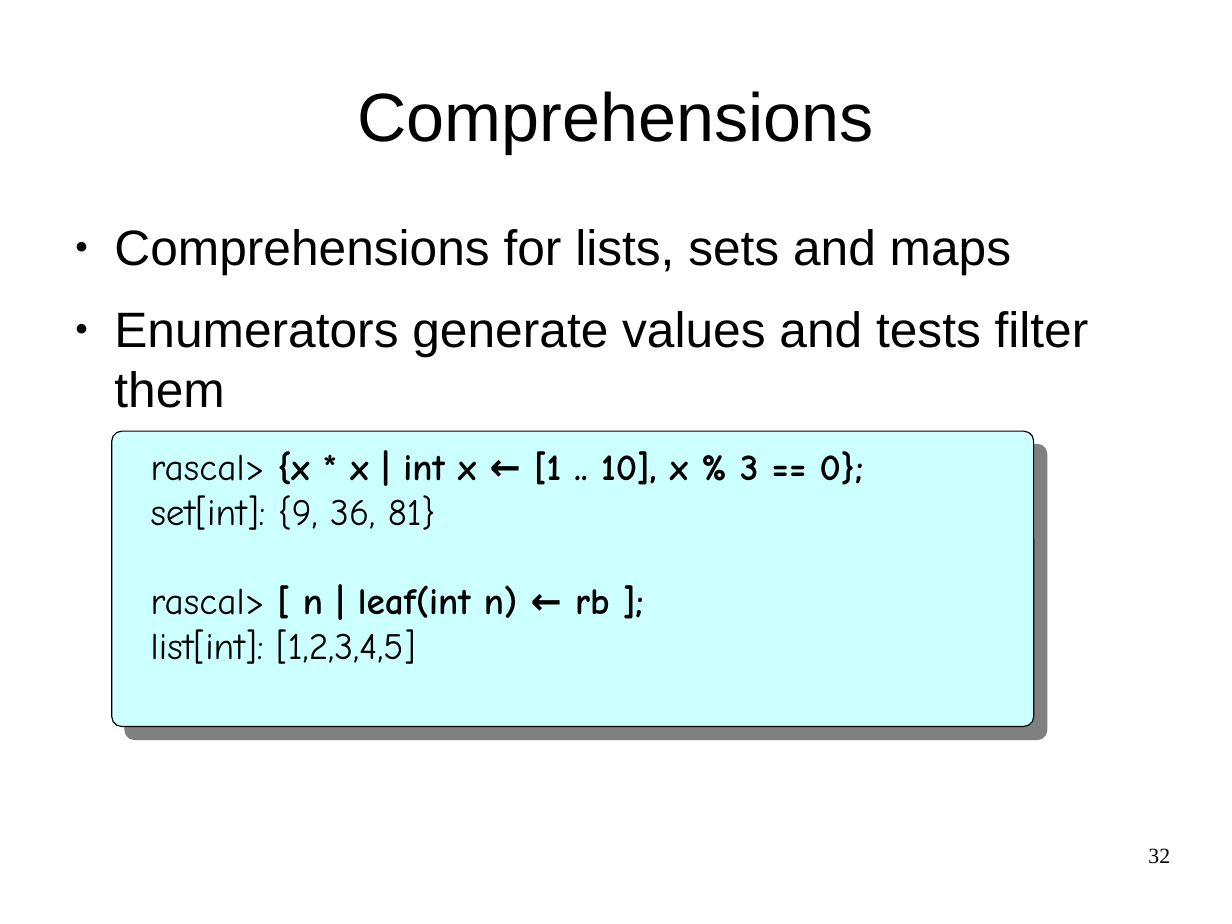
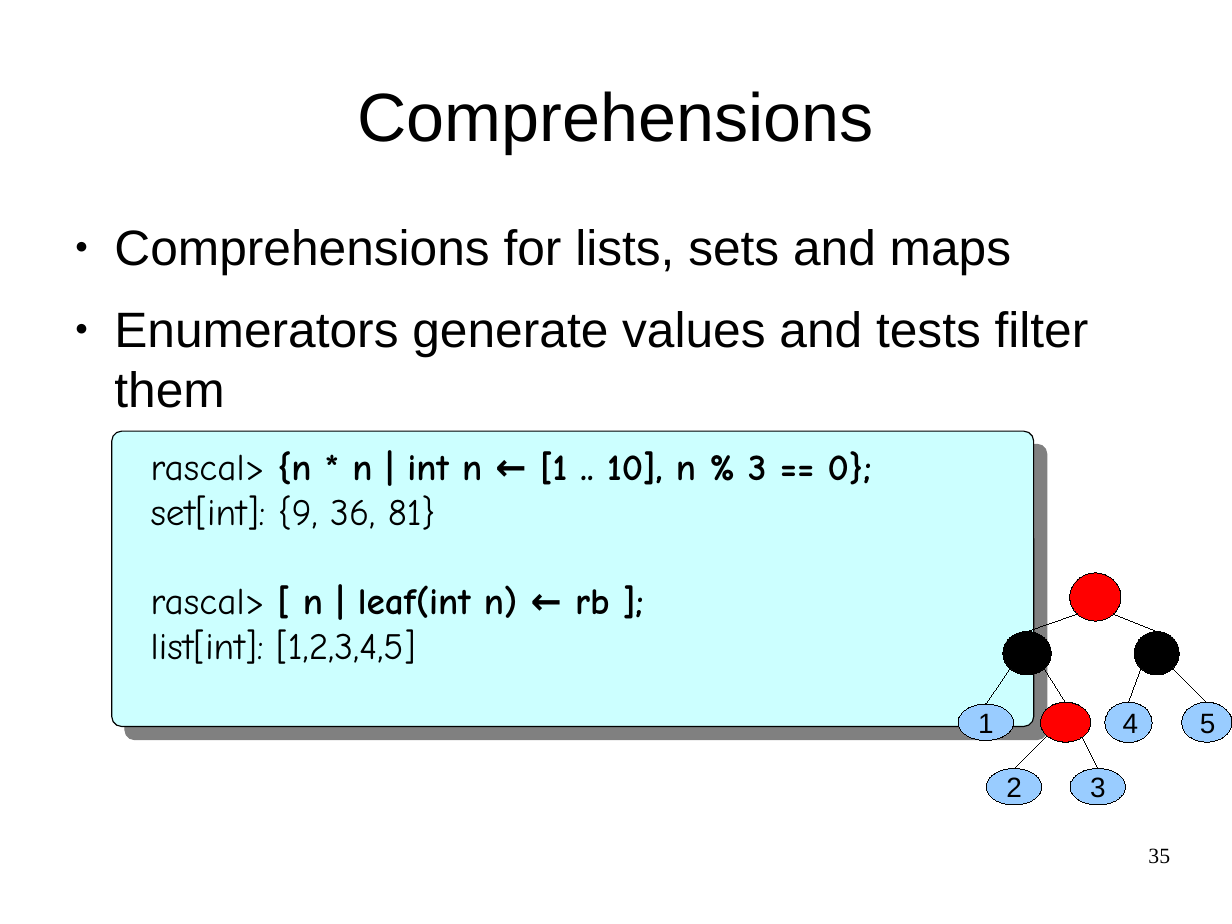
Before and after one commit to cwi-swat/meta-environment, a slide deck: slide 35 of meta-doc/analysis/rascal-slides/rascal-slides.odp (slide 32 before the commit). Drawn at 1232x924 pixels with LibreOffice and Linux fonts; fonts in the diff are those of the drawing; background and template pictures are left out. Boxes give left, top, right and bottom in pixels: in the first picture for what was removed or moved away, otherwise in the second. Text is boxed around its words. In the diff, an @@ line names an element or a change of style, - is before the commit and + after.

```diff
--- a/meta-doc/analysis/rascal-slides/rascal-slides.odp
+++ b/meta-doc/analysis/rascal-slides/rascal-slides.odp
@@ text at <box>151,451,872,485</box>: text changed @@
-rascal> {x * x | int x ← [1 .. 10], x % 3 == 0};
+rascal> {n * n | int n ← [1 .. 10], n % 3 == 0};
@@ group added at <box>958,574,1232,806</box>: 9 ellipses, 8 lines @@
+1
+4
+5
+2
+3
@@ page number at <box>1148,848,1170,864</box>: text changed @@
-32
+35
```
Also in this commit, not shown: 19 other slides changed, 5 slides added, 1 slide removed, 1 other file.
